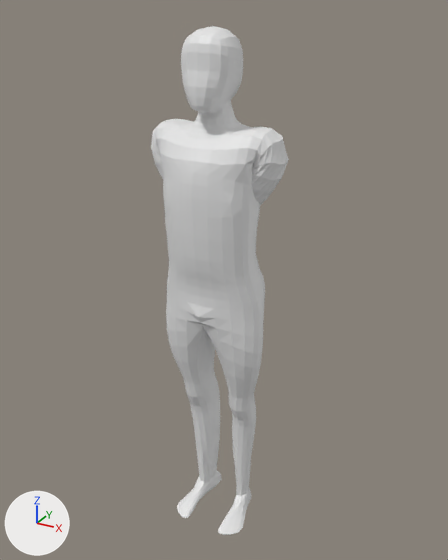
The Blender file NoRigMale.blend: old version first, new version second.
Rendered twice from a camera (50 mm lens) standing at (1.91, -3.44, 3.71) and looking at (0.01, 0.02, 1.98). Arrows for +X, +Y and +Z are at lower left; the lights stay in place. Both versions are drawn at frame 0 of the action 'Walk'; the numbers are the values there.
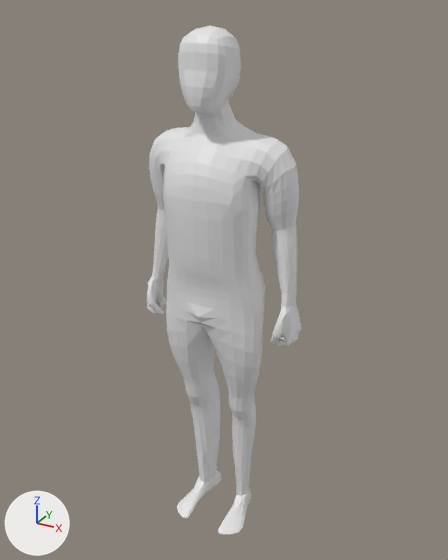
Location of each change, [x1, y1, x2, y2] in pixels of the pictures (448 x 560 px):
'Cube', posed (12% wider)
    before: [151, 26, 289, 535]
    after: [147, 25, 301, 535]

The change in detail:
Bone 'chest' (bone_chest) turns from (0, 0, 0) to (3, 0, 0) degrees about its own x, y and z.
Bone 'upper_arm_ik.L' (bone_upper_arm_ik_l) turns from (0, 61, 0) to (0, 0, 0) degrees about its own x, y and z.
Bone 'upper_arm_ik.L' (bone_upper_arm_ik_l) is rescaled from (1.02, 1.02, 1.02) to (1.0, 1.0, 1.0).
Bone 'f_index.01_master.L' (bone_f_index_01_master_l) is rescaled from (1.0, 1.0, 1.0) to (1.0, 0.58, 1.0).
Bone 'thumb.01_master.L' (bone_thumb_01_master_l) is rescaled from (1.0, 1.0, 1.0) to (1.0, 0.86, 1.0).
Bone 'f_index.01.L' (bone_f_index_01_l) turns from (0, 0, 0) to (71, -6, -6) degrees about its own x, y and z.
Bone 'thumb.01.L' (bone_thumb_01_l) turns from (0, 0, 0) to (10, -17, 14) degrees about its own x, y and z.
Bone 'thumb.02.L' (bone_thumb_02_l) turns from (0, 0, 0) to (4, -4, -14) degrees about its own x, y and z.
Bone 'f_middle.01_master.L' (bone_f_middle_01_master_l) is rescaled from (1.0, 1.0, 1.0) to (1.0, 0.64, 1.0).
Bone 'f_middle.01.L' (bone_f_middle_01_l) turns from (0, 0, 0) to (66, -17, 11) degrees about its own x, y and z.
Bone 'f_ring.01_master.L' (bone_f_ring_01_master_l) is rescaled from (1.0, 1.0, 1.0) to (1.0, 0.64, 1.0).
Bone 'f_ring.01.L' (bone_f_ring_01_l) turns from (0, 0, 0) to (70, -12, -4) degrees about its own x, y and z.
Bone 'f_pinky.01_master.L' (bone_f_pinky_01_master_l) is rescaled from (1.0, 1.0, 1.0) to (1.0, 0.58, 1.0).
Bone 'f_pinky.01.L' (bone_f_pinky_01_l) turns from (0, 0, 0) to (34, -14, 17) degrees about its own x, y and z.
Bone 'upper_arm_ik.R' (bone_upper_arm_ik_r) turns from (0, -62, 0) to (0, 0, 0) degrees about its own x, y and z.
Bone 'upper_arm_ik.R' (bone_upper_arm_ik_r) is rescaled from (1.02, 1.02, 1.02) to (1.0, 1.0, 1.0).
Bone 'f_index.01_master.R' (bone_f_index_01_master_r) is rescaled from (1.0, 1.0, 1.0) to (1.0, 0.58, 1.0).
Bone 'thumb.01_master.R' (bone_thumb_01_master_r) is rescaled from (1.0, 1.0, 1.0) to (1.0, 0.86, 1.0).
Bone 'f_index.01.R' (bone_f_index_01_r) turns from (0, 0, 0) to (71, 6, 6) degrees about its own x, y and z.
Bone 'thumb.01.R' (bone_thumb_01_r) turns from (0, 0, 0) to (10, 17, -14) degrees about its own x, y and z.
Bone 'thumb.02.R' (bone_thumb_02_r) turns from (0, 0, 0) to (4, 4, 14) degrees about its own x, y and z.
Bone 'f_middle.01_master.R' (bone_f_middle_01_master_r) is rescaled from (1.0, 1.0, 1.0) to (1.0, 0.64, 1.0).
Bone 'f_middle.01.R' (bone_f_middle_01_r) turns from (0, 0, 0) to (66, 17, -11) degrees about its own x, y and z.
Bone 'f_ring.01_master.R' (bone_f_ring_01_master_r) is rescaled from (1.0, 1.0, 1.0) to (1.0, 0.64, 1.0).
Bone 'f_ring.01.R' (bone_f_ring_01_r) turns from (0, 0, 0) to (70, 12, 4) degrees about its own x, y and z.
Bone 'f_pinky.01_master.R' (bone_f_pinky_01_master_r) is rescaled from (1.0, 1.0, 1.0) to (1.0, 0.58, 1.0).
Bone 'f_pinky.01.R' (bone_f_pinky_01_r) turns from (0, 0, 0) to (34, 14, -17) degrees about its own x, y and z.
Bone 'shoulder.L' (bone_shoulder_l) moves from (0.028, -0.017, 0.007) to (0.0, 0.0, 0.0).
Bone 'shoulder.L' (bone_shoulder_l) turns from (0, 0, 0) to (-13, 8, 0) degrees about its own x, y and z.
Bone 'shoulder.R' (bone_shoulder_r) moves from (-0.028, -0.017, 0.007) to (0.0, 0.0, 0.0).
Bone 'shoulder.R' (bone_shoulder_r) turns from (0, 0, 0) to (-13, -8, 0) degrees about its own x, y and z.
Bone 'hand_ik.L' (bone_hand_ik_l) moves from (-0.779, 0.063, -0.52) to (-0.388, 0.095, -0.409).
Bone 'hand_ik.L' (bone_hand_ik_l) turns from (-13, -14, -11) to (16, 21, -62) degrees about its own x, y and z.
Bone 'hand_ik.R' (bone_hand_ik_r) moves from (0.779, 0.063, -0.519) to (0.388, 0.095, -0.409).
Bone 'hand_ik.R' (bone_hand_ik_r) turns from (-13, 14, 11) to (16, -21, 62) degrees about its own x, y and z.
